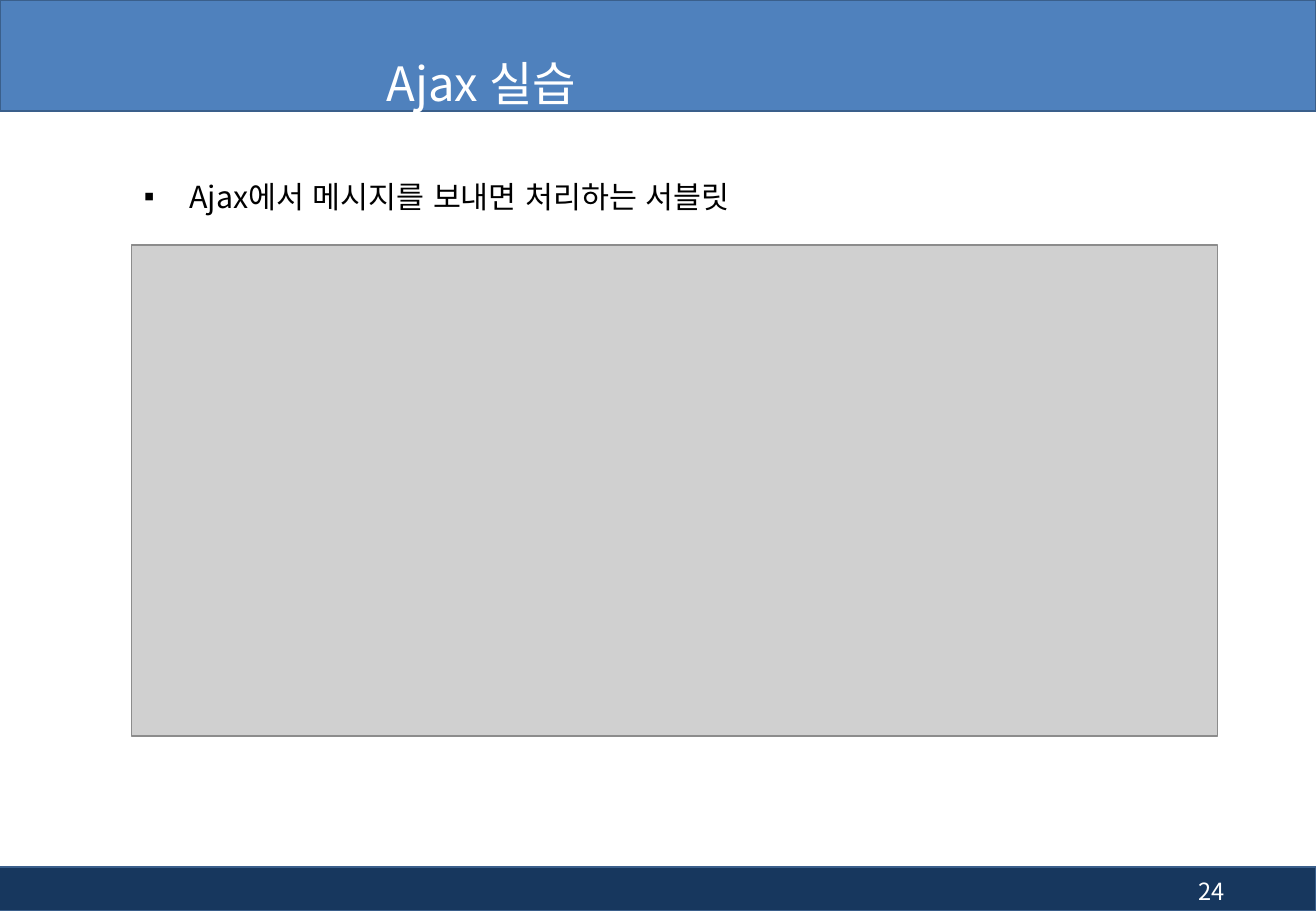
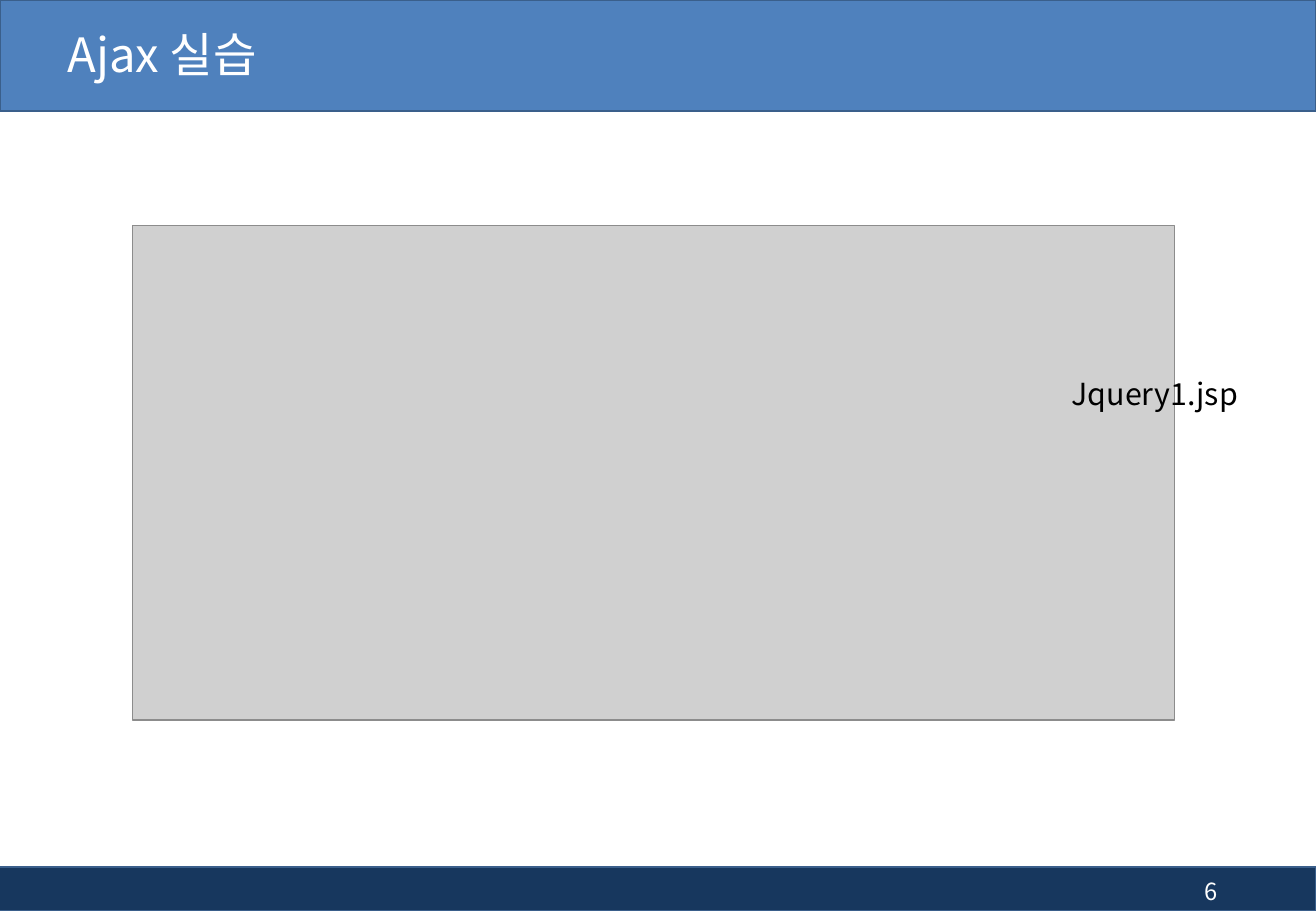
Before and after one commit to pshho/ngreen_project, a slide deck: slide 6 of jspWorks/자료/jsp_ppt/13장. jsp - 부트스트랩(Bootstrap), Ajax.pptx (slide 24 before the commit). Drawn at 1316x911 pixels with LibreOffice and Linux fonts; fonts in the diff are those of the drawing; grey boxes stand for pictures; background and template pictures are left out. Boxes give left, top, right and bottom in pixels: in the first picture for what was removed or moved away, otherwise in the second. Text is boxed around its words. In the diff, an @@ line names an element or a change of style, - is before the commit and + after.

```diff
--- a/jspWorks/자료/jsp_ppt/13장. jsp - 부트스트랩(Bootstrap), Ajax.pptx
+++ b/jspWorks/자료/jsp_ppt/13장. jsp - 부트스트랩(Bootstrap), Ajax.pptx
@@ title "Ajax 실습": place and size @@
-title "Ajax 실습" at [387, 62, 576, 113]
+title "Ajax 실습" at [67, 33, 257, 83]
@@ title "Ajax 실습" at [67, 33, 257, 83]: alignment centre to left @@
@@ text removed at [189, 183, 730, 216] @@
-▪ Ajax에서 메시지를 보내면 처리하는 서블릿
@@ picture: place and size @@
-picture at [132, 245, 1219, 736]
+picture at [132, 226, 1175, 721]
@@ text added at [1072, 374, 1238, 413], 18 pt, text #000000 @@
+Jquery1.jsp
@@ page number at [1205, 882, 1218, 901]: text changed @@
-24
+6
```
Also in this commit, not shown: 5 other slides changed, 3 slides added, 9 slides removed, 17 other files.
